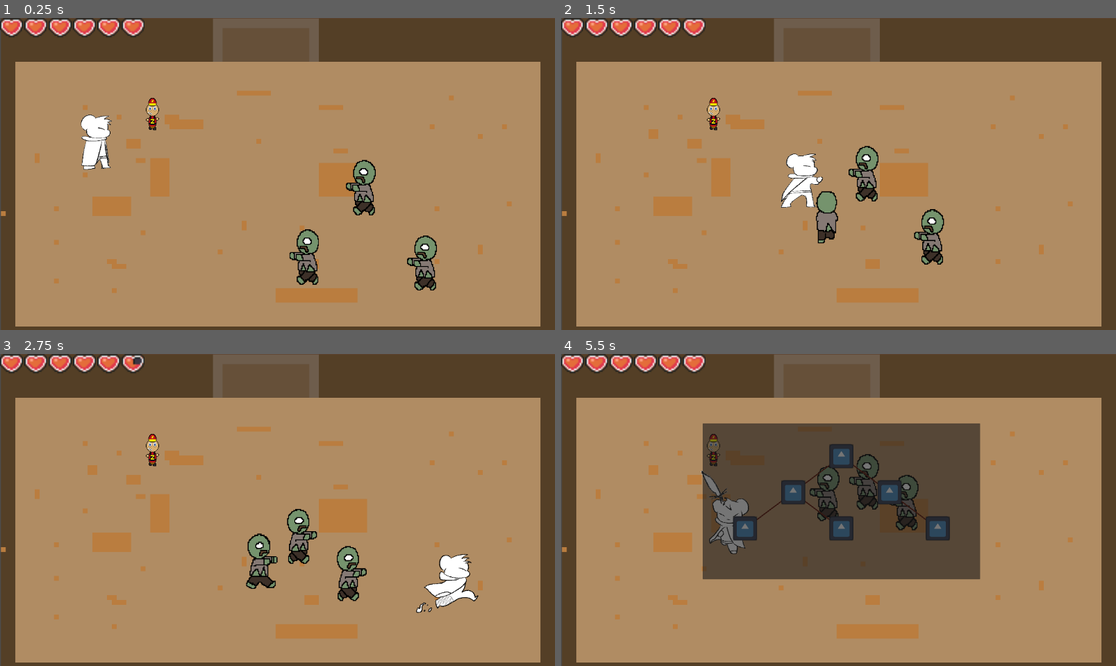
Above: before the commit, frames 1-4 (two rows, left to right).
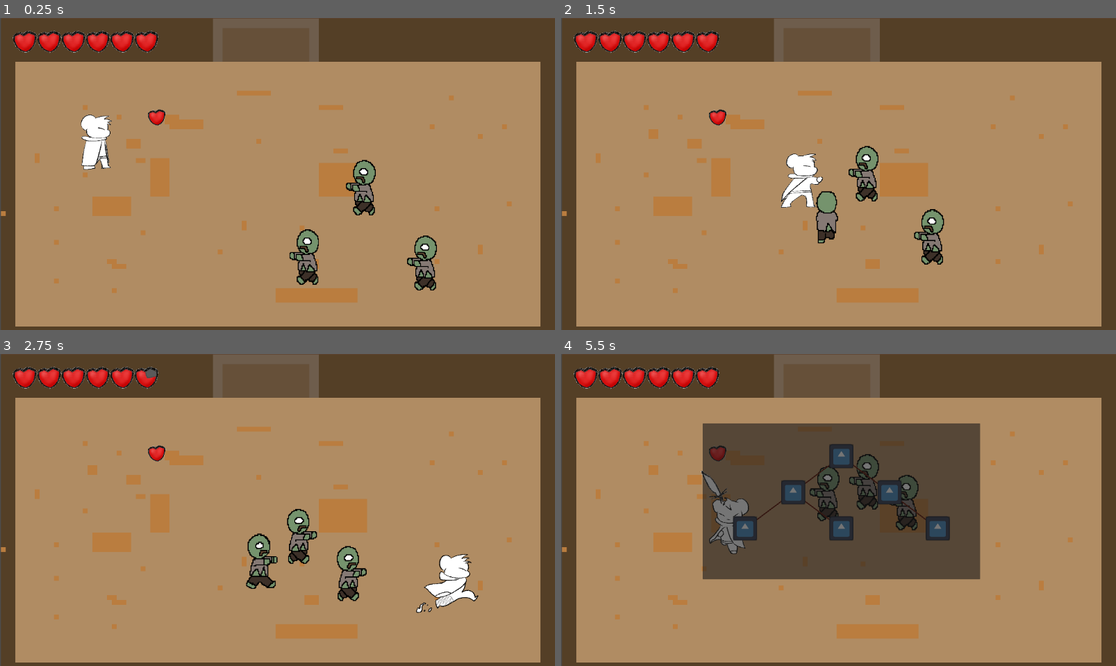
Above: after the commit, the same moments.

Repository: bcorrigall/ratknight
Game: Godot game, scene res://main.tscn
Two runs of this game, one before a commit and one after it. Both use one fixed random seed, a clock stepped at 60 frames per second and the inputs below. The engine's default icon, where the game draws it, is replaced by a stand-in: a white triangle on a blue panel in a dark square.
Inputs (mouse positions are in pixels of both pictures, inside the frame that each line leads up to):
- Up to frame 1 (0.25 s): no input
- Up to frame 2 (1.5 s): move the mouse to (960, 158) at 0.52 s; hold Right (move_right) 0.53-1.28 s; hold J (attack_light) 0.53-1.28 s; move the mouse to (727, 189) at 1.27 s; hold S (move_down) from 1.28 s (still down); tap K (attack_spin) at 1.35 s
- Up to frame 3 (2.75 s): move the mouse to (333, 441) at 2.02 s; release S (move_down) at 2.03 s; hold Right (move_right) from 2.03 s (still down); hold Shift (dash) from 2.03 s (still down)
- Up to frame 4 (5.5 s): move the mouse to (810, 572) at 2.77 s; release Right (move_right) at 2.78 s; release Shift (dash) at 2.78 s; hold Up (move_up) 2.78-3.53 s; click (810, 572) at 2.85 s; move the mouse to (1005, 556) at 3.52 s; hold L (level) 3.53-4.28 s; hold A (move_left) 3.53-5.03 s; move the mouse to (672, 463) at 4.27 s; tap J (attack_light) at 4.35 s; move the mouse to (866, 510) at 5.02 s; hold S (move_down) from 5.03 s (still down); hold K (attack_spin) from 5.03 s (still down)

The runs differ from the first frame. In frame 1, 2.6% of the frame differs, in the area x 0-30%, y 0-37%; in frame 2, 2.6%; in frame 3, 2.6%; in frame 4, 2.6%.

Commit message:
updated hearts

Diff:
--- a/heart_gui.tscn
+++ b/heart_gui.tscn
@@ -1,7 +1,7 @@
 [gd_scene load_steps=3 format=3 uid="uid://4ui34kv0cqj"]
 
-[ext_resource type="Texture2D" uid="uid://b6nb6d5reo35g" path="res://assets/test/heart/Heart.png" id="1_i5yqs"]
 [ext_resource type="Script" path="res://heart_gui.gd" id="1_uvmkd"]
+[ext_resource type="Texture2D" uid="uid://bdx3wo8umifoh" path="res://assets/hearts/Heart.png" id="2_up5kt"]
 
 [node name="HeartGui" type="Panel"]
 self_modulate = Color(1, 1, 1, 0)
@@ -15,7 +15,7 @@
 
 [node name="Sprite2D" type="Sprite2D" parent="."]
 position = Vector2(0, -11)
-scale = Vector2(6, 6)
-texture = ExtResource("1_i5yqs")
+scale = Vector2(0.8, 0.8)
+texture = ExtResource("2_up5kt")
 centered = false
 hframes = 5
--- a/item.gd
+++ b/item.gd
@@ -6,7 +6,7 @@
 func _ready():
 	randomize()
 	type = randi() % 6
-
+	type = 3
 
 # Called every frame. 'delta' is the elapsed time since the previous frame.
 func _process(delta):
--- a/item.tscn
+++ b/item.tscn
@@ -2,7 +2,7 @@
 
 [ext_resource type="Texture2D" uid="uid://bjimheo2js26y" path="res://assets/pixil-frame-1.png" id="1_3gsyt"]
 [ext_resource type="Script" path="res://item.gd" id="1_fd45f"]
-[ext_resource type="Texture2D" uid="uid://b6nb6d5reo35g" path="res://assets/test/heart/Heart.png" id="3_osdty"]
+[ext_resource type="Texture2D" uid="uid://iumpcg2um3l4" path="res://assets/hearts/heart_4_4.png" id="3_hbh8w"]
 
 [sub_resource type="RectangleShape2D" id="RectangleShape2D_g4ir3"]
 size = Vector2(80, 68)
@@ -19,7 +19,7 @@
 }, {
 "frames": [{
 "duration": 1.0,
-"texture": ExtResource("3_osdty")
+"texture": ExtResource("3_hbh8w")
 }],
 "loop": true,
 "name": &"Heart",
@@ -35,6 +35,7 @@
 
 [node name="ItemSprite" type="AnimatedSprite2D" parent="."]
 position = Vector2(6, 0)
+scale = Vector2(0.3, 0.3)
 sprite_frames = SubResource("SpriteFrames_fy37g")
 animation = &"Heart"
 
Binary file added: assets/hearts/Heart.png
Not shown, added: assets/hearts/Heart.png.import
Binary file added: assets/hearts/heart_4_4.png
Not shown, added: assets/hearts/heart_4_4.png.import
Not shown: 1 places in hud.tscn that only renumber resources
Not shown: 1 places in skill.tscn that only renumber resources
Not shown: 1 places in skill_tree.tscn that only renumber resources
